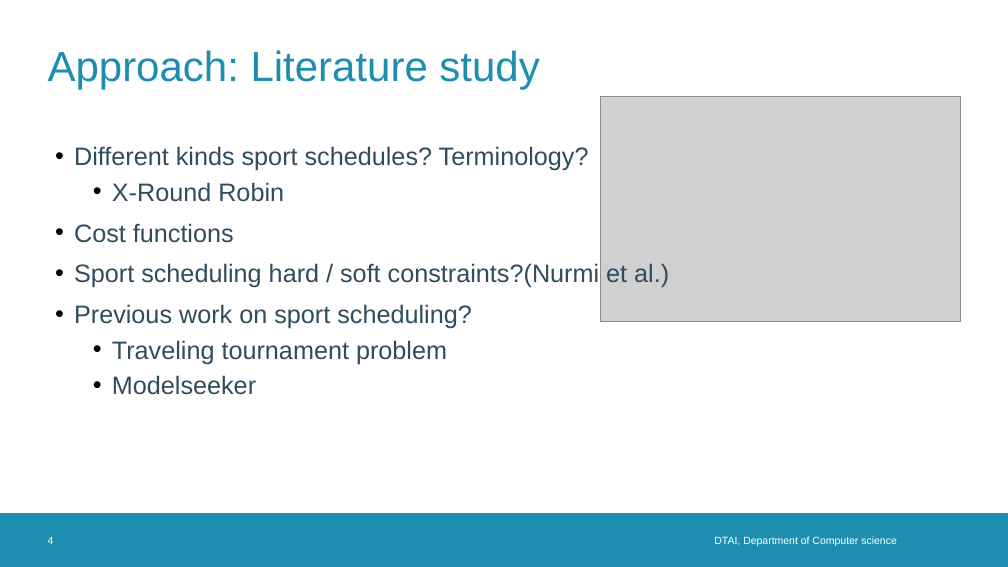
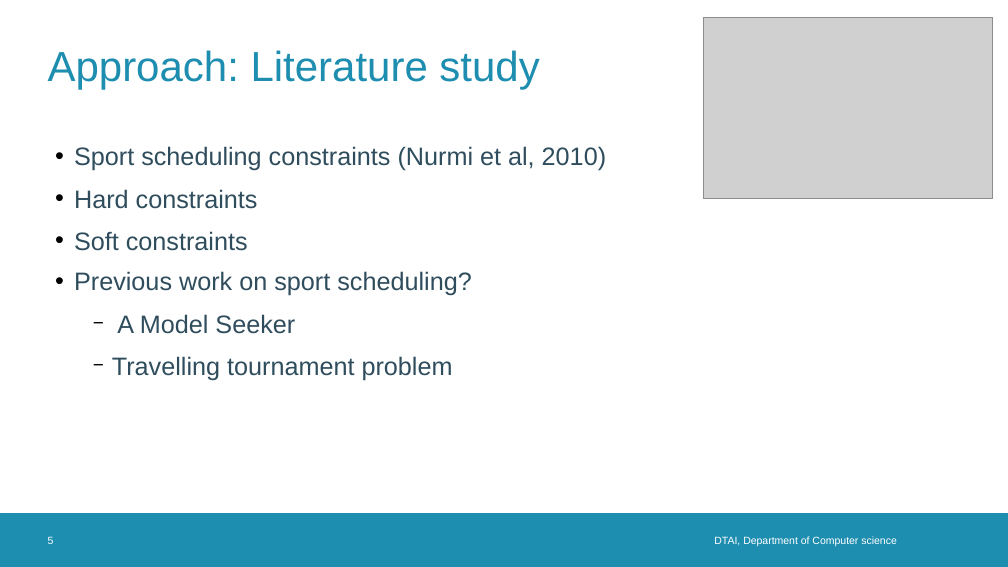
Before and after one commit to TomDBTechB/RoundRobinGenerator, a slide deck: slide 5 of Presentations/intermediate presentation 2.odp (slide 4 before the commit). Drawn at 1008x567 pixels with LibreOffice and Linux fonts; fonts in the diff are those of the drawing; grey boxes stand for pictures; background and template pictures are left out. Boxes give left, top, right and bottom in pixels: in the first picture for what was removed or moved away, otherwise in the second. Text is boxed around its words. In the diff, an @@ line names an element or a change of style, - is before the commit and + after.

Commit message:
lots of papers + latex setup for thesis + presentations + first text

```diff
--- a/Presentations/intermediate presentation 2.odp
+++ b/Presentations/intermediate presentation 2.odp
@@ picture: place and size @@
-picture at bbox=[601, 96, 961, 321]
+picture at bbox=[703, 17, 993, 199]
@@ text at bbox=[74, 146, 606, 251]: text changed @@
-• Different kinds sport schedules? Terminology?
-  • X-Round Robin
-• Cost functions
-• Sport scheduling hard / soft constraints?(Nurmi et al.)
+• Sport scheduling constraints (Nurmi et al, 2010)
+  • Hard constraints
+  • Soft constraints
@@ text at bbox=[112, 314, 453, 380]: text changed @@
-  • Traveling tournament problem
-  • Modelseeker
+  − A Model Seeker
+  − Travelling tournament problem
@@ page number at bbox=[48, 536, 54, 544]: text changed @@
-4
+5
```
Also in this commit, not shown: 6 other slides changed, 6 slides added, 26 other files.
